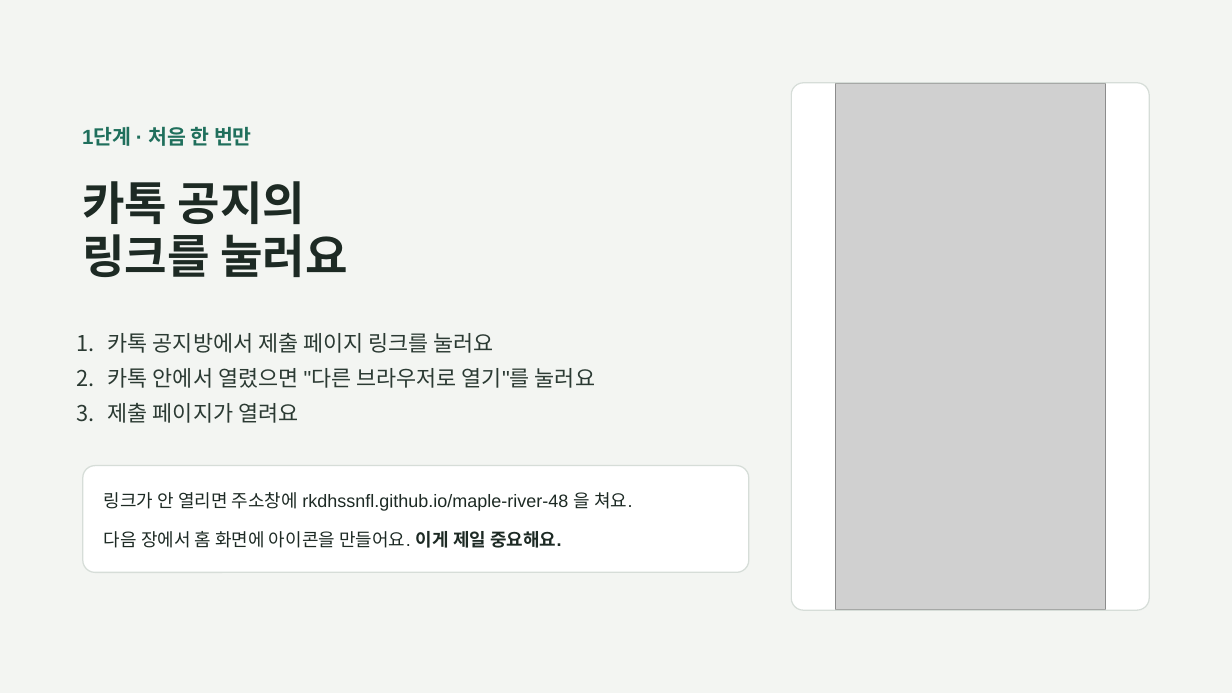
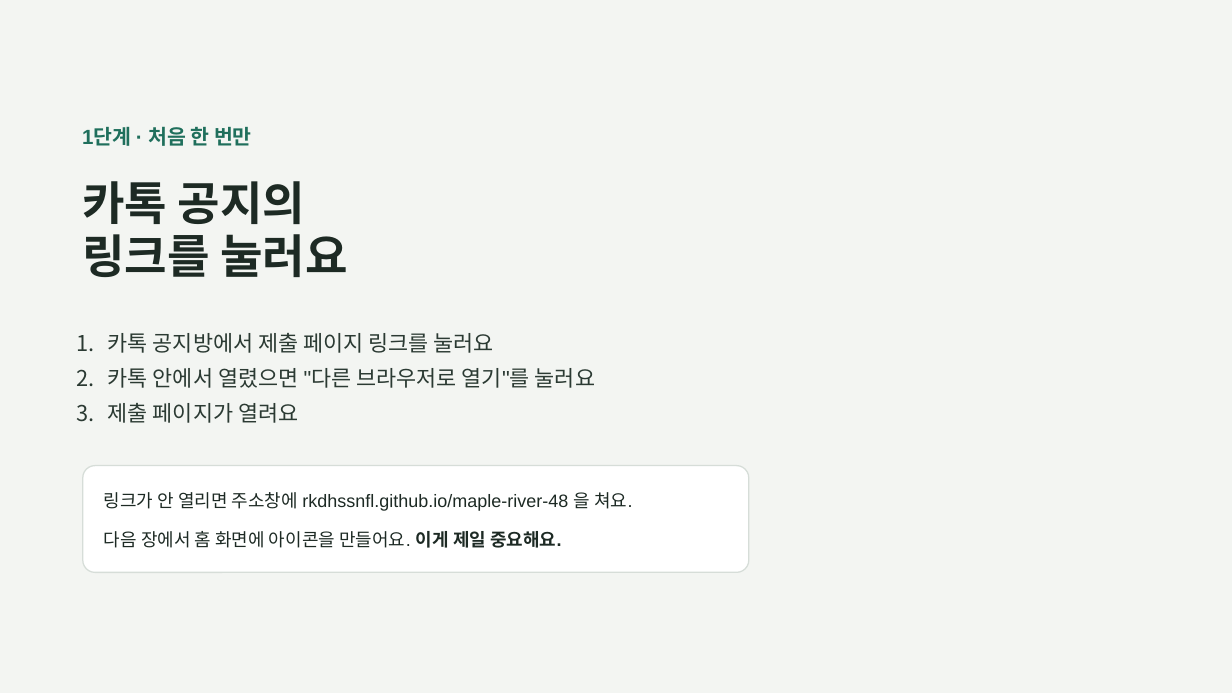
Before and after one commit to rkdhssnfl/maple-river-48, a slide deck: slide 3 of guide.pptx. Drawn at 1232x693 pixels with LibreOffice and Linux fonts; fonts in the diff are those of the drawing; grey boxes stand for pictures. Boxes give left, top, right and bottom in pixels: in the first picture for what was removed or moved away, otherwise in the second. Text is boxed around its words. In the diff, an @@ line names an element or a change of style, - is before the commit and + after.

```diff
--- a/guide.pptx
+++ b/guide.pptx
@@ rounded rectangle removed at (791,82,1151,611) @@
@@ rounded rectangle removed at (791,83,1150,611) @@
@@ picture removed at (836,83,1105,609) @@
```
Also in this commit, not shown: 1 other slide changed.
